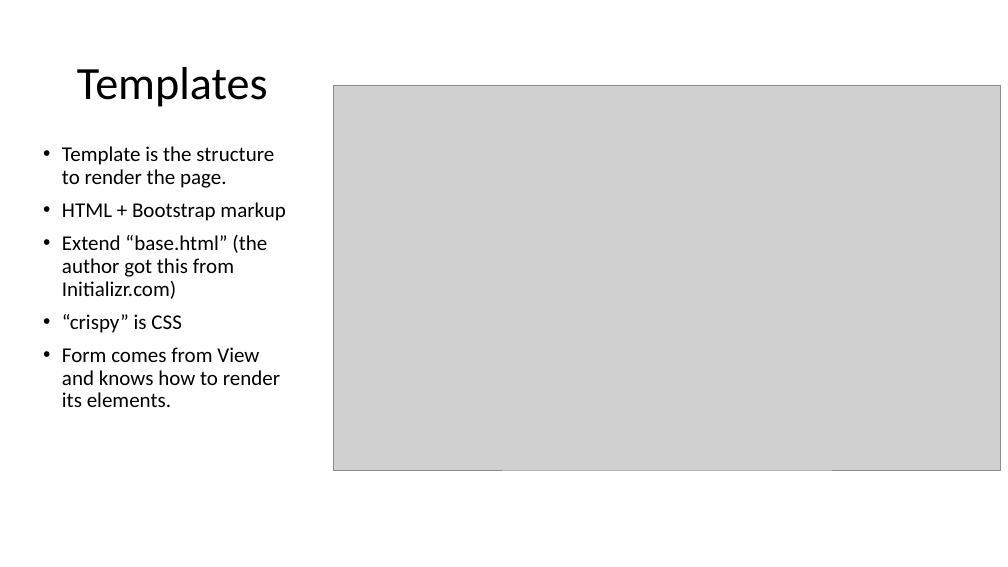
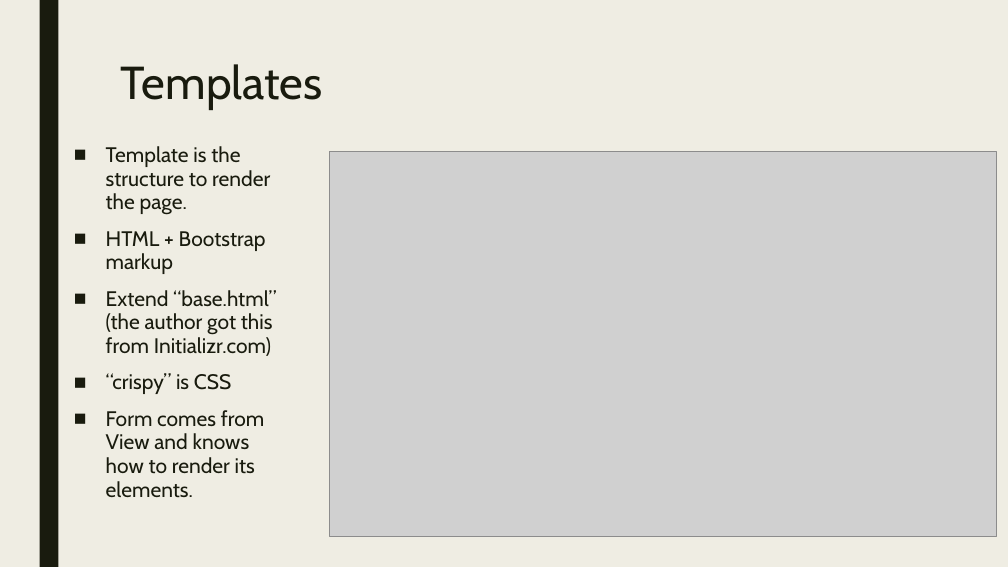
Before and after one commit to cwinsor/django_102_pluralsight, a slide deck: slide 14 of presentation.pptx. Drawn at 1008x567 pixels with LibreOffice and Linux fonts; fonts in the diff are those of the drawing; grey boxes stand for pictures. Boxes give left, top, right and bottom in pixels: in the first picture for what was removed or moved away, otherwise in the second. Text is boxed around its words. In the diff, an @@ line names an element or a change of style, - is before the commit and + after.

```diff
--- a/presentation.pptx
+++ b/presentation.pptx
@@ background #FFFFFF to #EFEDE3 @@
@@ rectangle added at <box>39,0,58,567</box>, fill #191B0E @@
@@ title "Templates": place and size @@
-title "Templates" at <box>77,67,268,107</box>
+title "Templates" at <box>121,64,323,110</box>
@@ title "Templates" at <box>121,64,323,110</box>: font Calibri to Cabin, text colour #000000 to #191B0E; line spacing 0.9 to 0.89; vertical alignment middle to top @@
@@ text "Template is the structure to ...": place and size @@
-text "Template is the structure to ..." at <box>62,146,286,407</box>
+text "Template is the structure to ..." at <box>106,146,276,498</box>
@@ text "Template is the structure to ..." at <box>106,146,276,498</box>: font Calibri to Cabin, text colour #000000 to #191B0E; bullet • to ■; line spacing 0.9 to 0.94; more space between paragraphs @@
@@ picture: place and size @@
-picture at <box>333,85,1000,470</box>
+picture at <box>330,152,997,537</box>
```
Also in this commit, not shown: 16 other slides changed, 3 slides removed.
